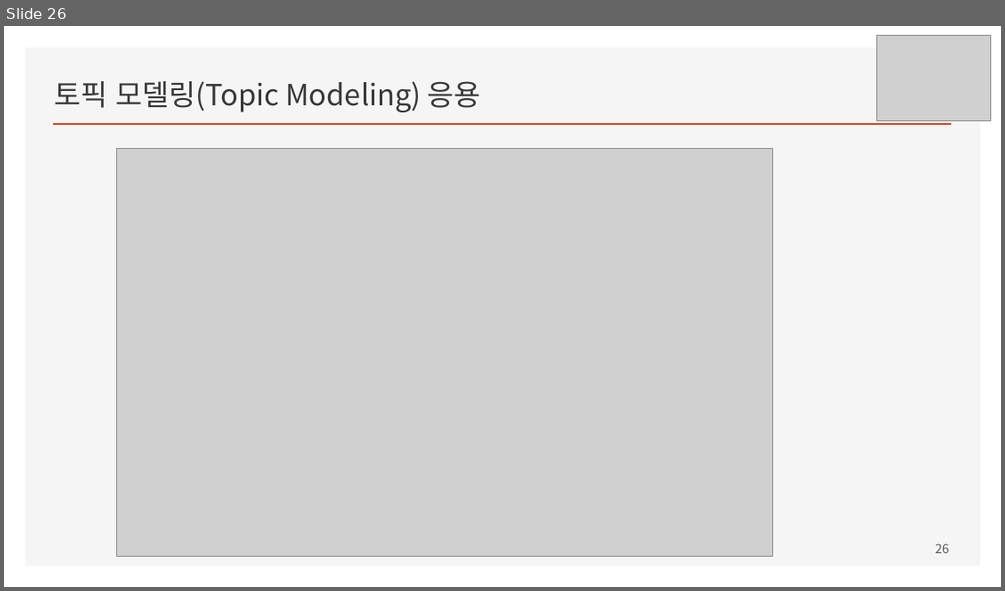
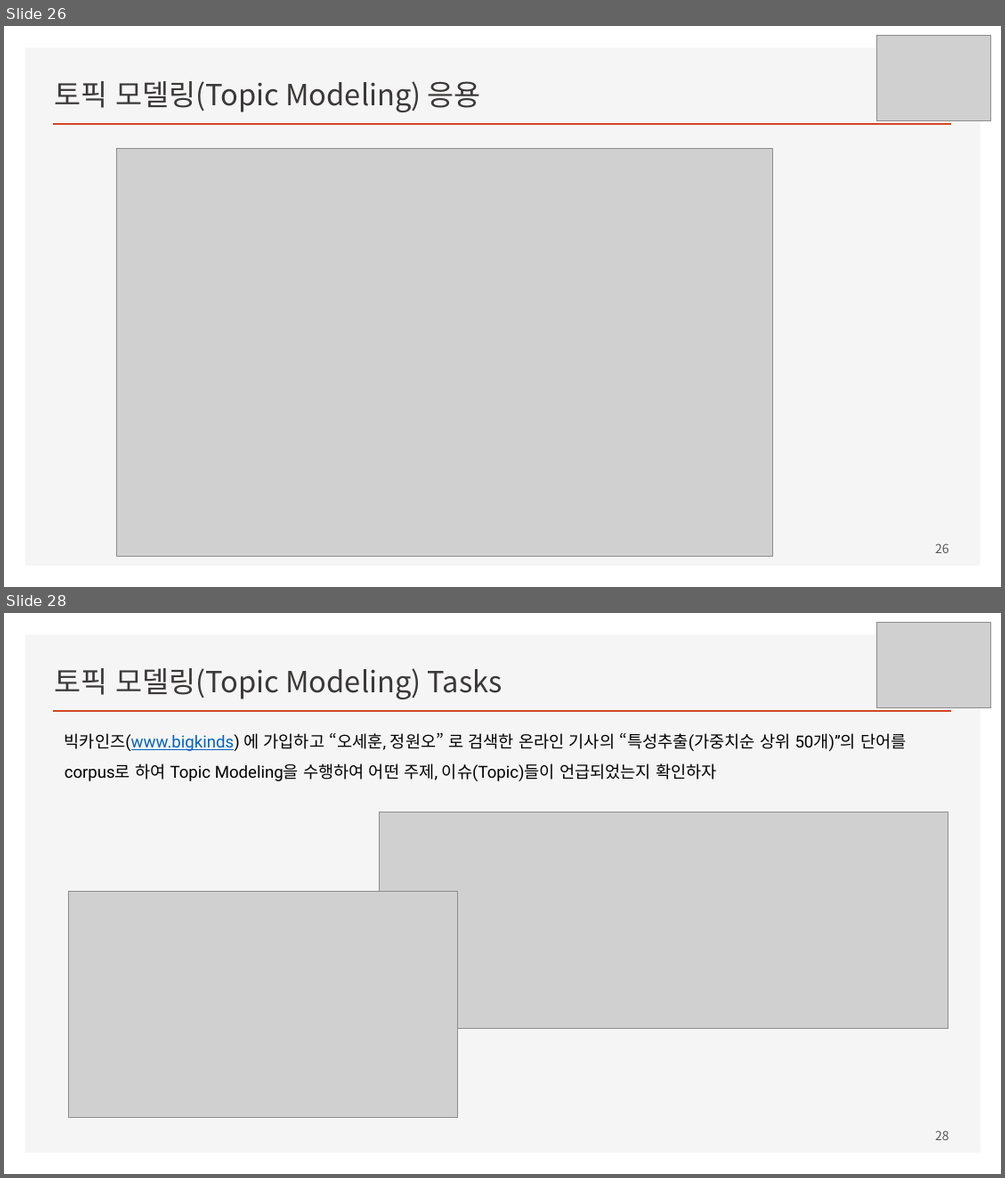
Before and after one commit to ancestor9/mathematics-for-machine-learning, a slide deck: Linear_Algebra/w9_Matrix_Decomposition.pptx. Shown one above the other, each under a label of ours: slide 26 before the commit, slides 26 and 28 after it; the slides between them are not shown. The pictures are 1005x591 and 1005x1178 pixels, drawn with LibreOffice and Linux fonts; fonts in the diff are those of the drawing; grey boxes stand for pictures. Boxes give left, top, right and bottom in pixels: in the first picture for what was removed or moved away, otherwise in the second. Text is boxed around its words. In the diff, an @@ line names an element or a change of style, - is before the commit and + after.

```diff
--- a/Linear_Algebra/w9_Matrix_Decomposition.pptx
+++ b/Linear_Algebra/w9_Matrix_Decomposition.pptx
@@ slide 28 added at bbox=[4, 613, 1001, 1174], background #FFFFFF; not listed: 2 template elements that a slide beside it also shows @@
@@ picture added at bbox=[877, 622, 991, 708] @@
@@ title added at bbox=[54, 668, 502, 699], 28 pt, text #3B3838 @@
+토픽 모델링(Topic Modeling) Tasks
@@ text added at bbox=[65, 732, 906, 781], 16 pt, text #000000 @@
+빅카인즈(www.bigkinds) 에 가입하고 “오세훈, 정원오” 로 검색한 온라인 기사의 “특성추출(가중치순 상위 50개)”의 단어를 corpus로 하여 Topic Modeling을 수행하여 어떤 주제, 이슈(Topic)들이 언급되었는지 확인하자
@@ picture added at bbox=[380, 811, 948, 1028] @@
@@ picture added at bbox=[69, 892, 458, 1117] @@
@@ page number added at bbox=[935, 1130, 949, 1140], 12 pt, text #595959 @@
+28
```
Also in this commit, not shown: 1 other slide added.
